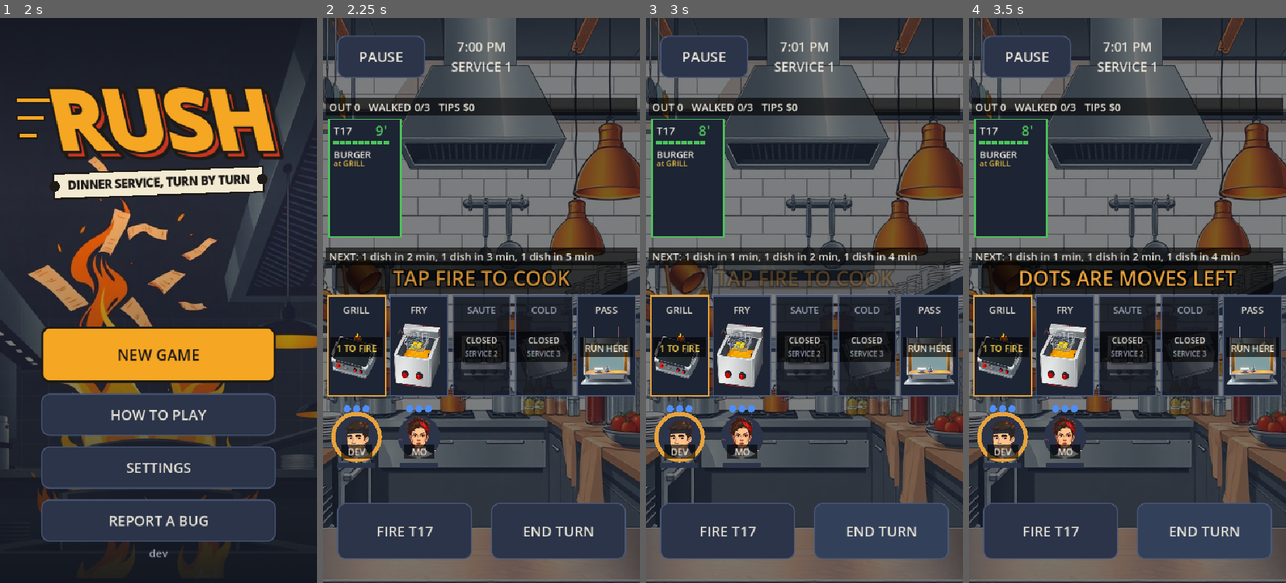
Above: before the commit, frames 1-4 (left to right).
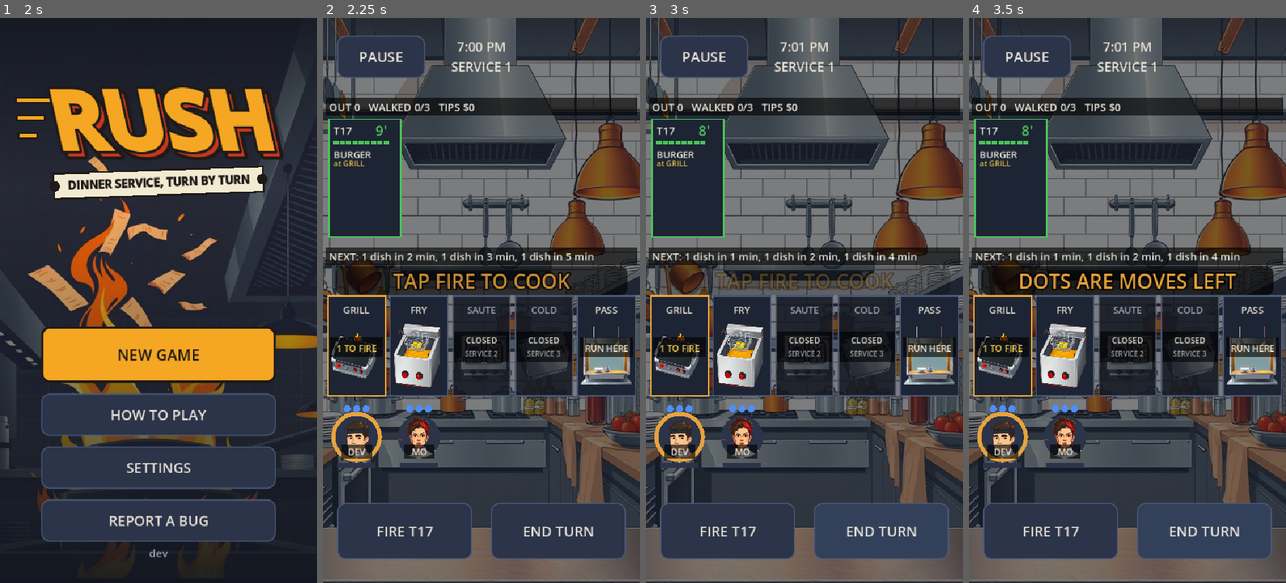
Above: after the commit, the same moments.

Repository: duffpowell-commits/Rush
Game: Godot game, scene res://scenes/boot.tscn
Two runs of this game, one before a commit and one after it. Both use one fixed random seed, a clock stepped at 60 frames per second and the inputs below.
Inputs:
- Up to frame 1 (2 s): click "Skip splash" at 0.5 s; click "SKIP" at 1.25 s
- Up to frame 2 (2.25 s): click "NEW GAME" at 2 s
- Up to frame 3 (3 s): click "END TURN" at 2.75 s
- Up to frame 4 (3.5 s): no input

Frame 1 is identical in both runs. In frame 2, 1.4% of the frame differs, in the area x 4-96%, y 43-50%; in frame 3, 0.8%; in frame 4, 1.9%.

Commit message:
Coach band fits the gap under the NEXT bar (fresh-eyes nit)
Co-Authored-By: Claude Opus 5.5 <noreply@anthropic.com>
Claude-Session: https://claude.ai/code/session_01V3sbxLu4c4oLEvnvp25i9E

Diff:
--- a/scripts/coach.gd
+++ b/scripts/coach.gd
@@ -41,8 +41,8 @@
 	var sb := StyleBoxFlat.new()   # a dark band behind it: readable on busy art, not just outlined
 	sb.bg_color = Color(0, 0, 0, 0.72)
 	sb.set_corner_radius_all(12)
-	sb.content_margin_top = 4
-	sb.content_margin_bottom = 4
+	sb.content_margin_top = 1
+	sb.content_margin_bottom = 1
 	c.add_theme_stylebox_override("normal", sb)
 	c.anchor_left = 0.04
 	c.anchor_right = 0.96
--- a/scripts/game.gd
+++ b/scripts/game.gd
@@ -769,7 +769,7 @@
 				# phone (web, 9:19.5) stretches the canvas, and a fraction of its height landed on the station names
 				c.anchor_top = 0.0
 				c.anchor_bottom = 0.0
-				c.offset_top = station_rect(0).position.y - 58.0   # the field sits at the origin; the band adds a few px
+				c.offset_top = station_rect(0).position.y - 50.0   # the field sits at the origin; fits the gap under the NEXT bar
 				c.offset_bottom = c.offset_top + 48.0
 		return
 
